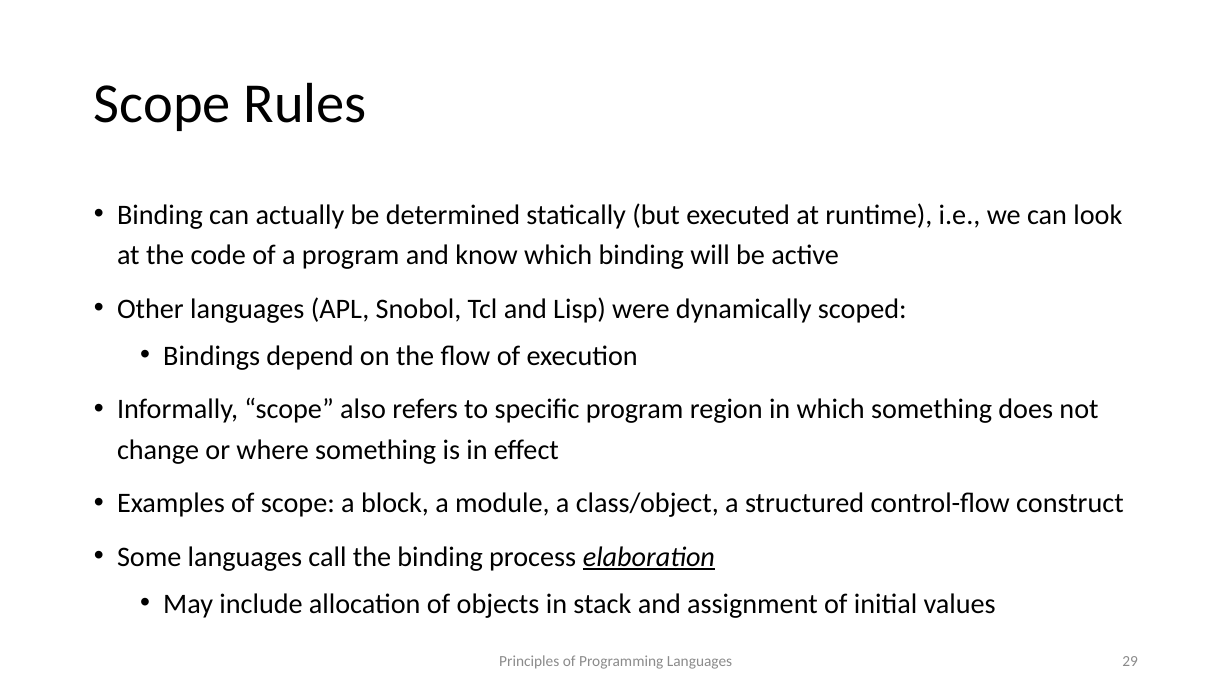
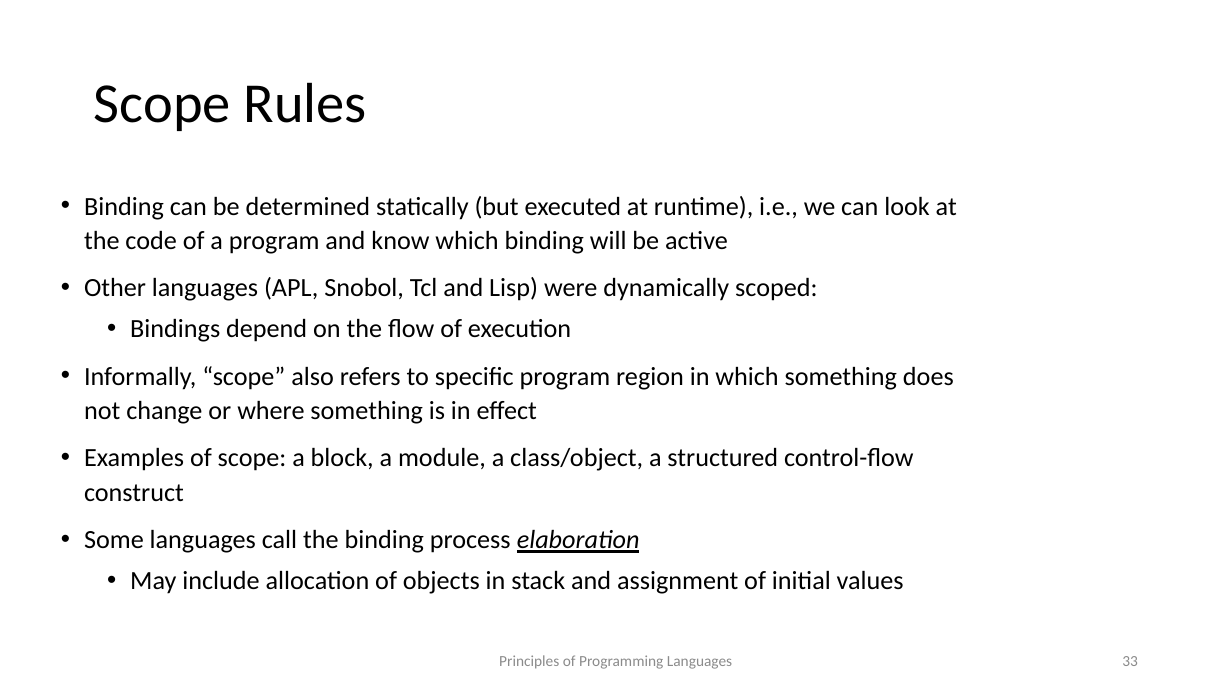
Before and after one commit to kongm/pl-design, a slide deck: slide 33 of C5-Environment.pptx (slide 29 before the commit). Drawn at 1232x693 pixels with LibreOffice and Linux fonts; fonts in the diff are those of the drawing. Boxes give left, top, right and bottom in pixels: in the first picture for what was removed or moved away, otherwise in the second. Text is boxed around its words. In the diff, an @@ line names an element or a change of style, - is before the commit and + after.

```diff
--- a/C5-Environment.pptx
+++ b/C5-Environment.pptx
@@ text "Binding can be determined statically ...": place and size @@
-text "Binding can be determined statically ..." at bbox=[117, 203, 1123, 618]
+text "Binding can be determined statically ..." at bbox=[84, 196, 957, 594]
@@ text at bbox=[84, 196, 957, 254]: text changed; size 22 to 20.4 pt @@
-• Binding can actually be determined statically (but executed at runtime), i.e., we can look at the code of a program and know which binding will be active
+• Binding can be determined statically (but executed at runtime), i.e., we can look at the code of a program and know which binding will be active
@@ text at bbox=[84, 277, 954, 594]: size 22 to 20.4 pt in "Other languages (APL, Snobol, Tcl and Lisp) ...", "Bindings depend on the flow of execution", "Informally, “scope” also refers to specific program ...", "Examples of scope: a block, a module, ..." and 2 more places; line spacing 1.2 to 1.1 @@
@@ page number at bbox=[1122, 656, 1138, 666]: text changed @@
-29
+33
```
Also in this commit, not shown: 23 other slides changed, 4 slides added, 2 slides removed, 1 other file.
